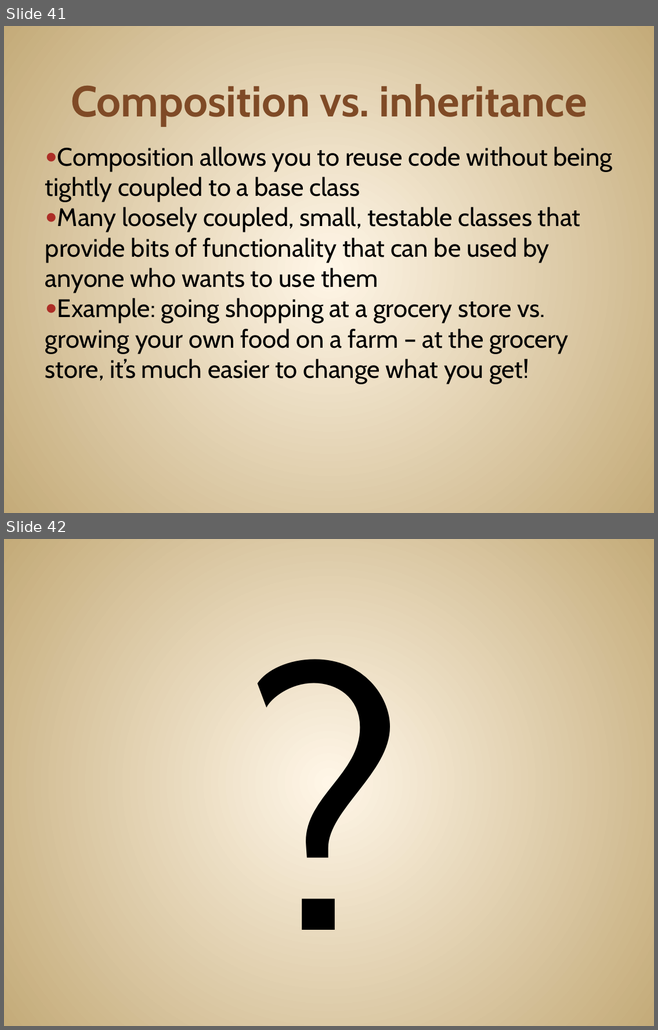
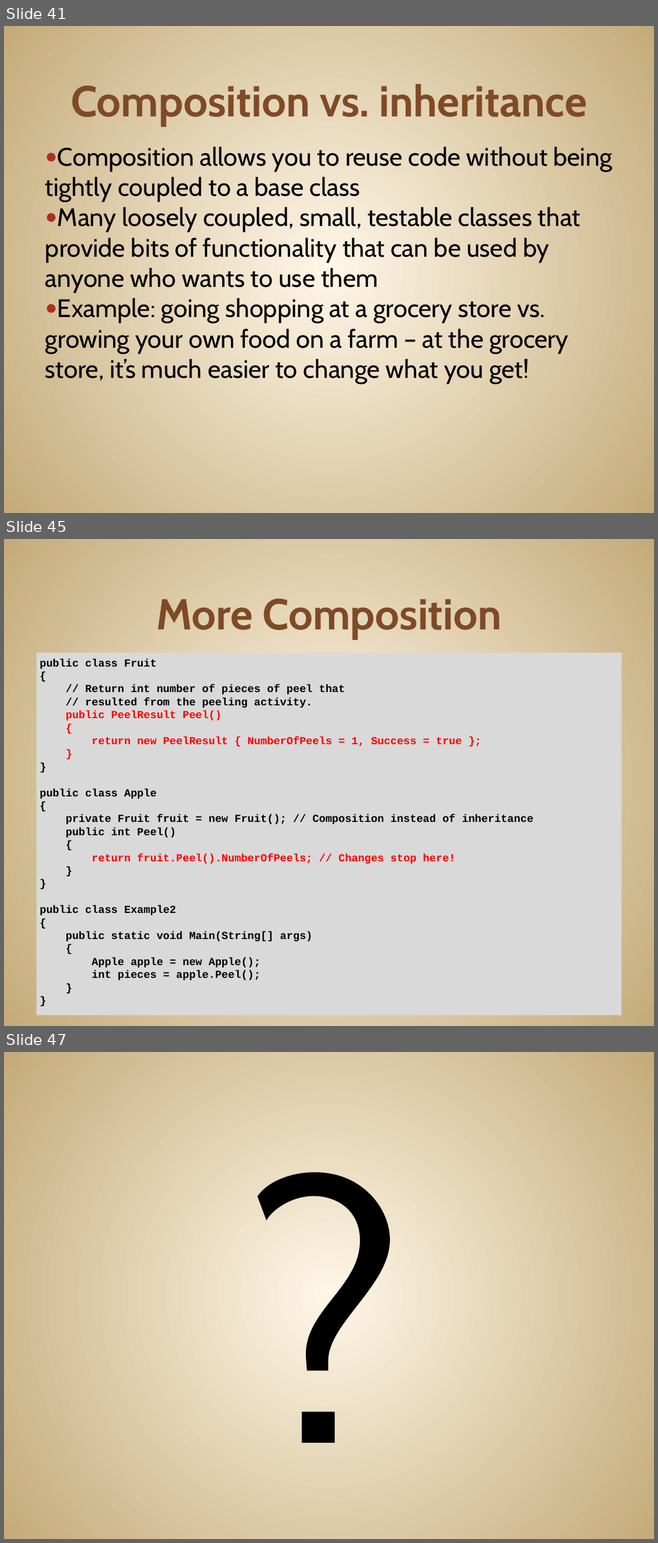
Before and after one commit to JonKruger/oop-solid-sample, a slide deck: slides/OOP-SOLID-CodeMash.pptx. Shown one above the other, each under a label of ours: slides 41 and 42 before the commit, slides 41, 45 and 47 after it; the slides between them are not shown. The pictures are 658x1030 and 658x1543 pixels, drawn with LibreOffice and Linux fonts; fonts in the diff are those of the drawing. Boxes give left, top, right and bottom in pixels: in the first picture for what was removed or moved away, otherwise in the second. Text is boxed around its words. In the diff, an @@ line names an element or a change of style, - is before the commit and + after.

Commit message:
another composition example

```diff
--- a/slides/OOP-SOLID-CodeMash.pptx
+++ b/slides/OOP-SOLID-CodeMash.pptx
@@ slide 45 added at (4, 539, 654, 1026), background gradient #FFF7E8 to #C4AA7A @@
@@ title added at (156, 599, 501, 639), 48 pt, text #804B26, bold @@
+More Composition
@@ text added at (36, 653, 621, 1015), fill #D9D9D9, 12 pt, text #000000, bold @@
+public class Fruit
+{
+// Return int number of pieces of peel that
+// resulted from the peeling activity.
+public PeelResult Peel()
+{
+return new PeelResult { NumberOfPeels = 1, Success = true };
+}
+}
+public class Apple
+{
+private Fruit fruit = new Fruit(); // Composition instead of inheritance
+public int Peel()
+{
+return fruit.Peel().NumberOfPeels; // Changes stop here!
+}
+}
+public class Example2
+{
+public static void Main(String[] args)
+{
+Apple apple = new Apple();
+int pieces = apple.Peel();
+}
+}
@@ what was slide 42 is now slide 47 @@
```
Also in this commit, not shown: 1 slide changed, 4 other slides added.
